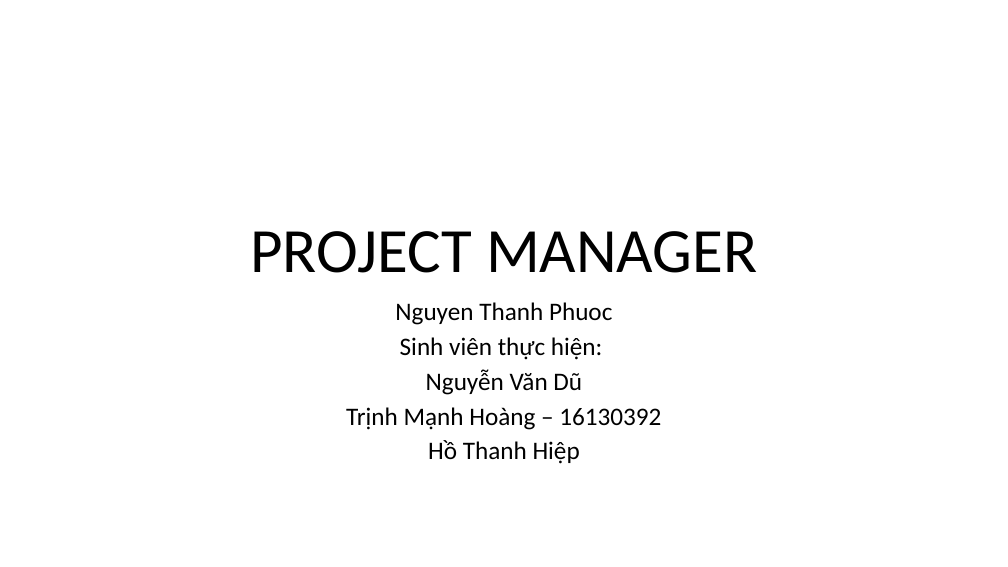
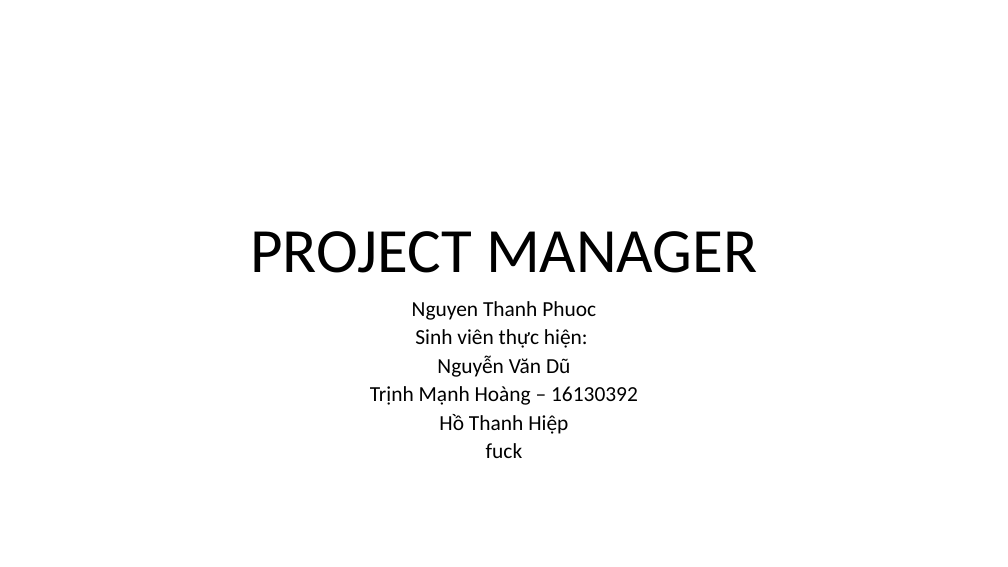
Before and after one commit to Project-Management-018/PM, a slide deck: slide 1 of PROJECT MANAGER.pptx. Drawn at 1008x567 pixels with LibreOffice and Linux fonts; fonts in the diff are those of the drawing. Boxes give left, top, right and bottom in pixels: in the first picture for what was removed or moved away, otherwise in the second. Text is boxed around its words. In the diff, an @@ line names an element or a change of style, - is before the commit and + after.

Commit message:
Update PROJECT MANAGER.pptx
lên

```diff
--- a/PROJECT MANAGER.pptx
+++ b/PROJECT MANAGER.pptx
@@ subtitle at (x1=370, y1=301, x2=638, y2=434): size 24 to 20.4 pt; line spacing 0.8 to 0.7 @@
@@ subtitle at (x1=486, y1=443, x2=523, y2=458): paragraph added @@
+fuck
```
